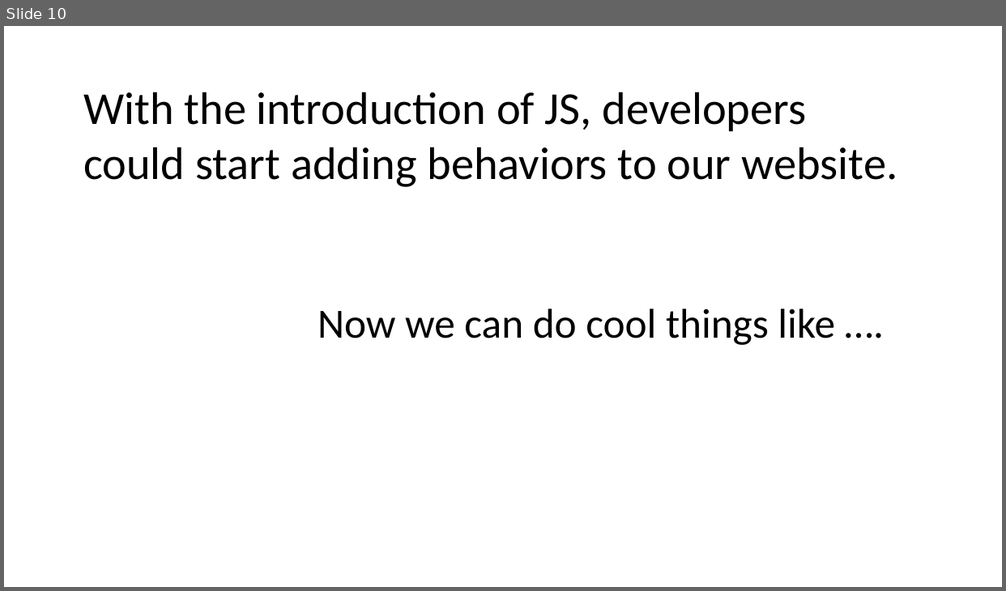
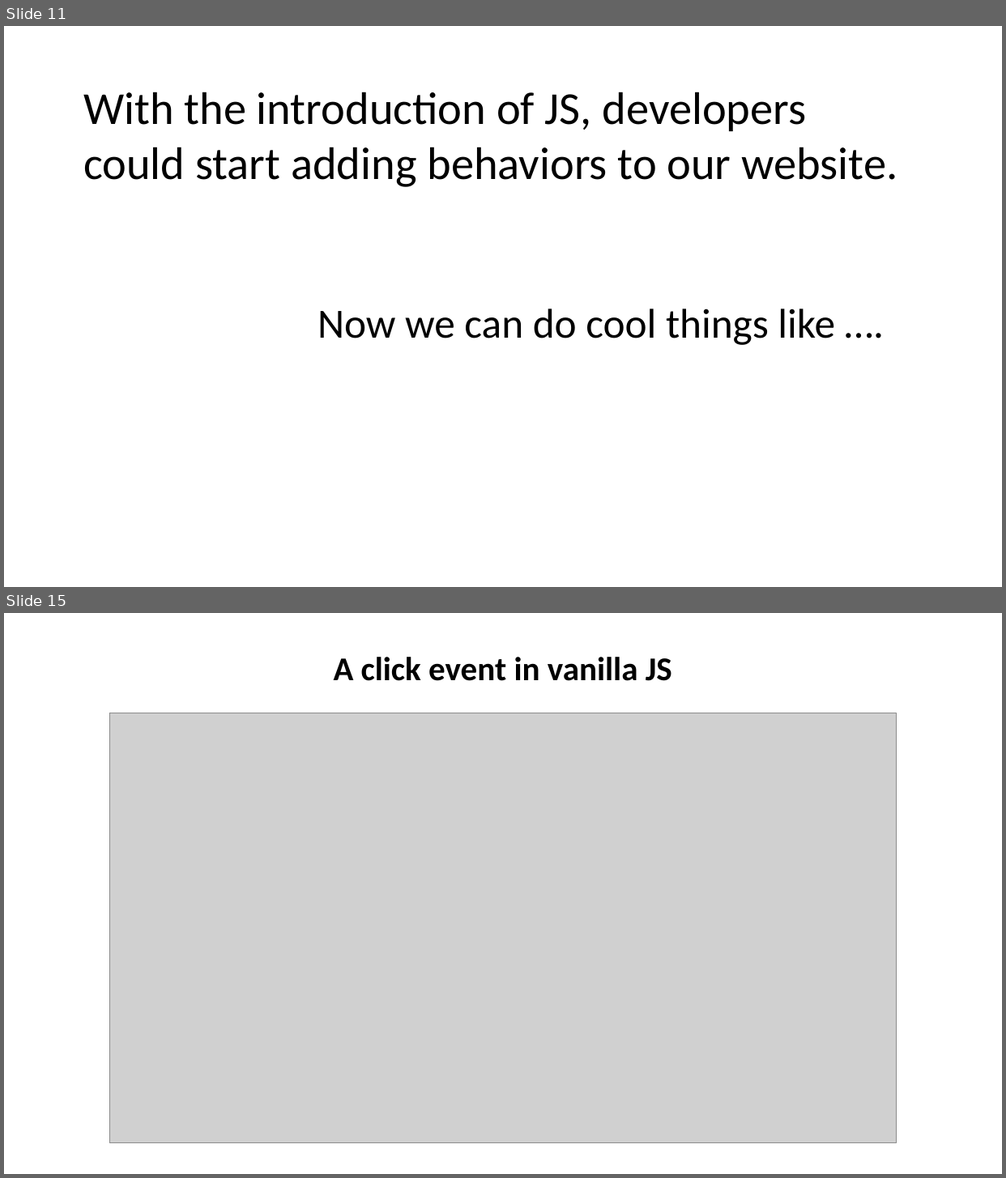
Before and after one commit to andrewsunglaekim/history-of-fefw, a slide deck: deck.pptx. Shown one above the other, each under a label of ours: slide 10 before the commit, slides 11 and 15 after it; the slides between them are not shown. The pictures are 1006x591 and 1006x1178 pixels, drawn with LibreOffice and Linux fonts; fonts in the diff are those of the drawing; grey boxes stand for pictures. Boxes give left, top, right and bottom in pixels: in the first picture for what was removed or moved away, otherwise in the second. Text is boxed around its words. In the diff, an @@ line names an element or a change of style, - is before the commit and + after.

```diff
--- a/deck.pptx
+++ b/deck.pptx
@@ slide 15 added at box(4, 613, 1002, 1174), background #FFFFFF @@
@@ text added at box(334, 657, 672, 681), 32 pt, text #000000, bold @@
+A click event in vanilla JS
@@ picture added at box(109, 713, 897, 1144) @@
@@ what was slide 10 is now slide 11 @@
```
Also in this commit, not shown: 1 slide changed, 7 other slides added, 1 slide removed, 10 other files.
